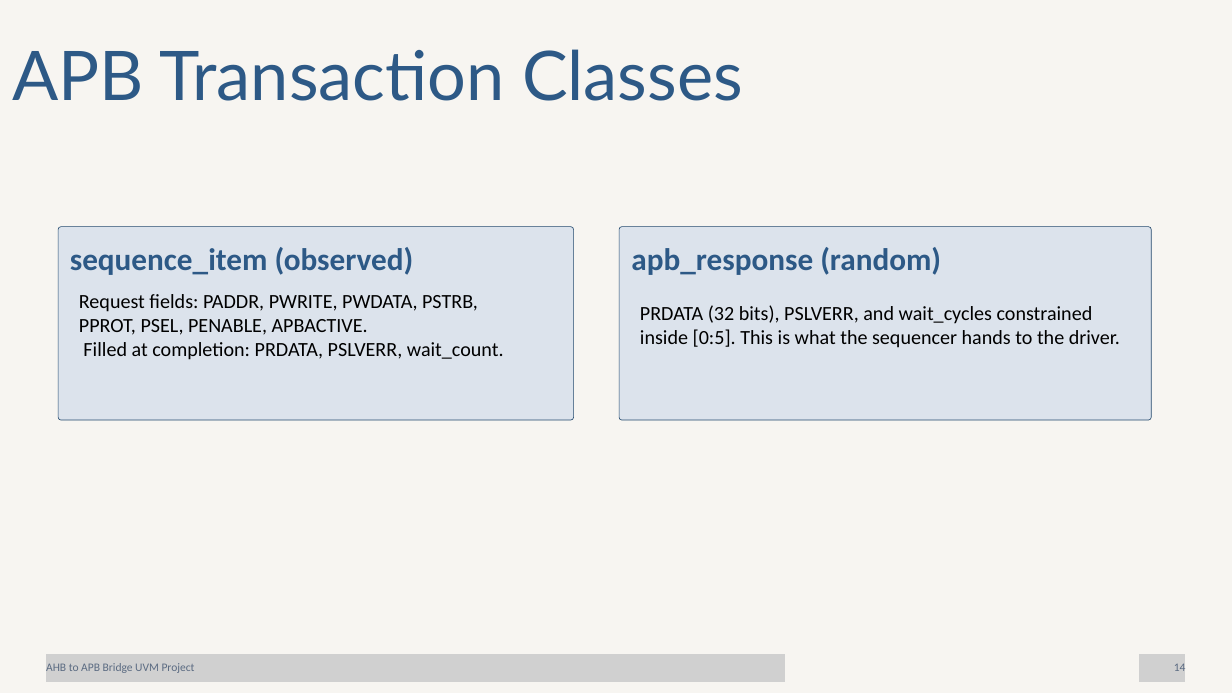
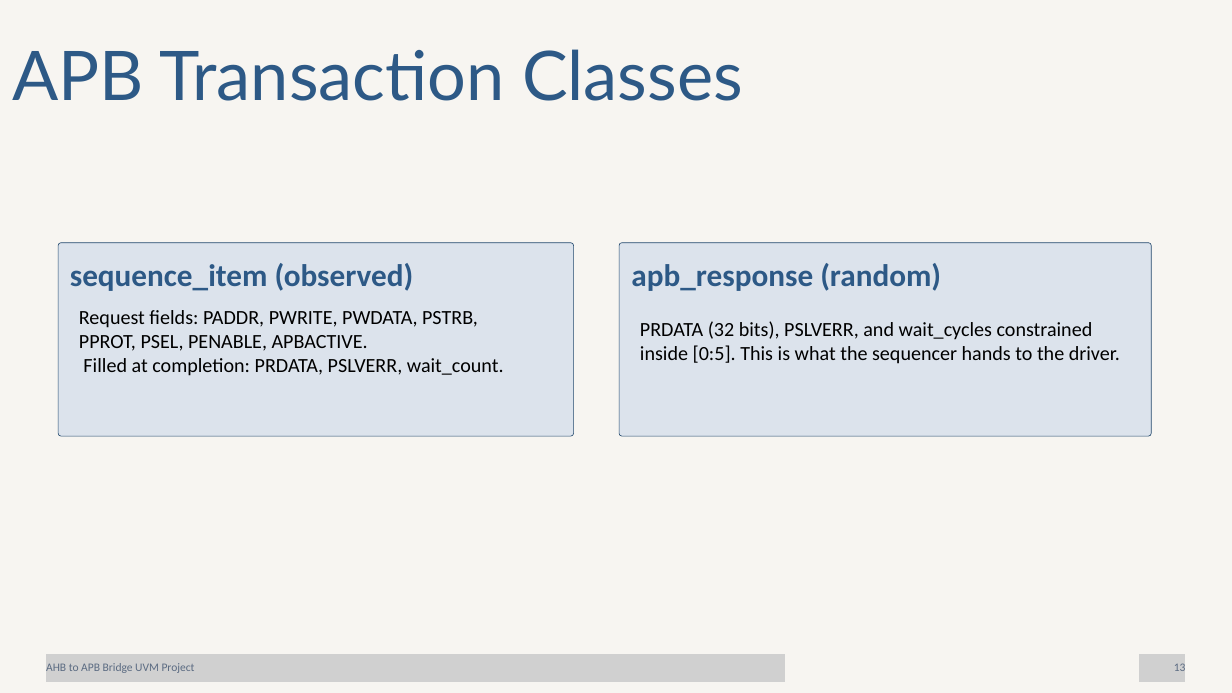
Before and after one commit to mennafouda15/AHB-to-APB-Bridge-UVM, a slide deck: slide 13 of docs/AHB to APB Bridge UVM Project.pptx (slide 14 before the commit). Drawn at 1232x693 pixels with LibreOffice and Linux fonts; fonts in the diff are those of the drawing; grey boxes stand for pictures. Boxes give left, top, right and bottom in pixels: in the first picture for what was removed or moved away, otherwise in the second. Text is boxed around its words. In the diff, an @@ line names an element or a change of style, - is before the commit and + after.

```diff
--- a/docs/AHB to APB Bridge UVM Project.pptx
+++ b/docs/AHB to APB Bridge UVM Project.pptx
@@ 4 texts, 2 freeform shapes: place and size @@
-4 texts, 2 freeform shapes at bbox=[58, 227, 1151, 420]
+4 texts, 2 freeform shapes at bbox=[58, 243, 1151, 436]
@@ text at bbox=[1174, 663, 1186, 671]: text changed @@
-14
+13
```
Also in this commit, not shown: 20 other slides changed, 1 slide added, 1 slide removed.
